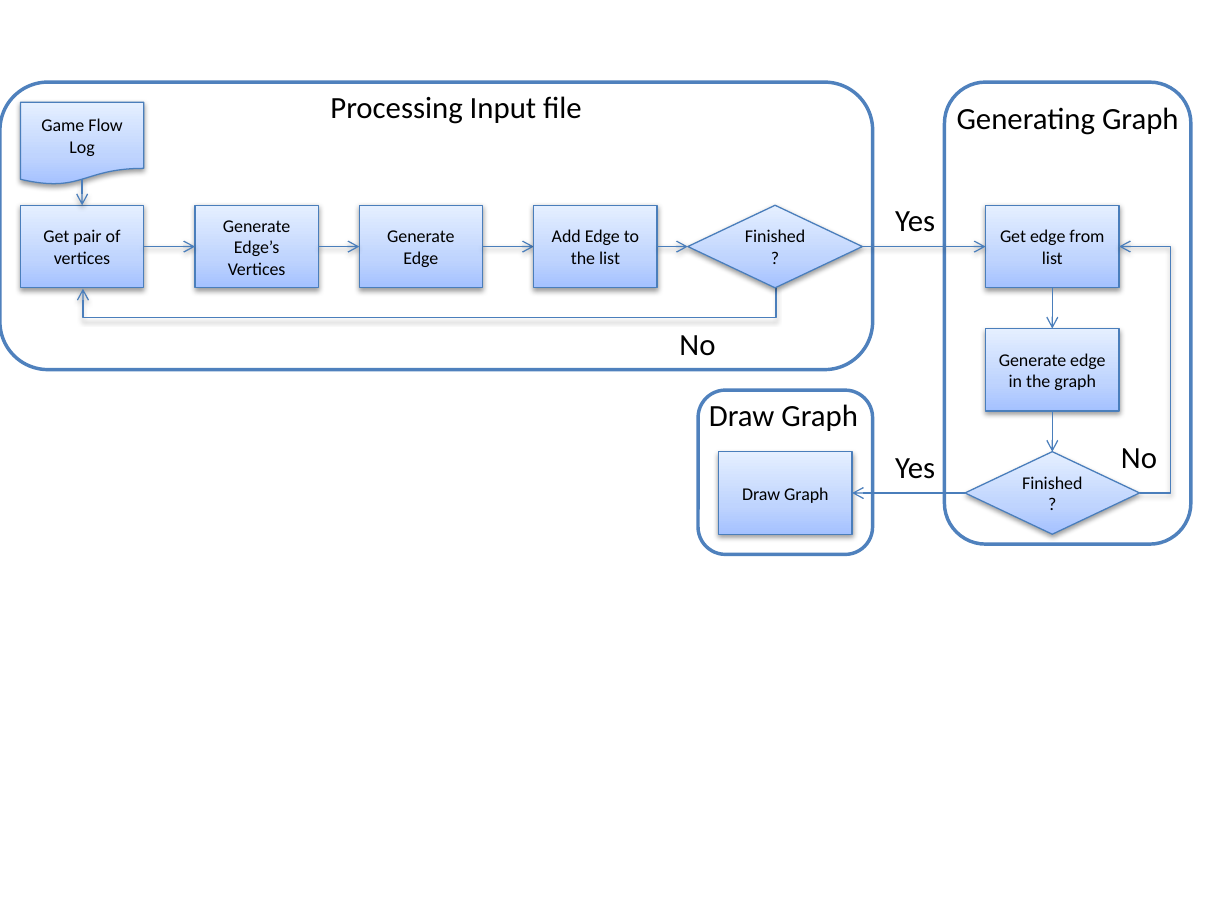
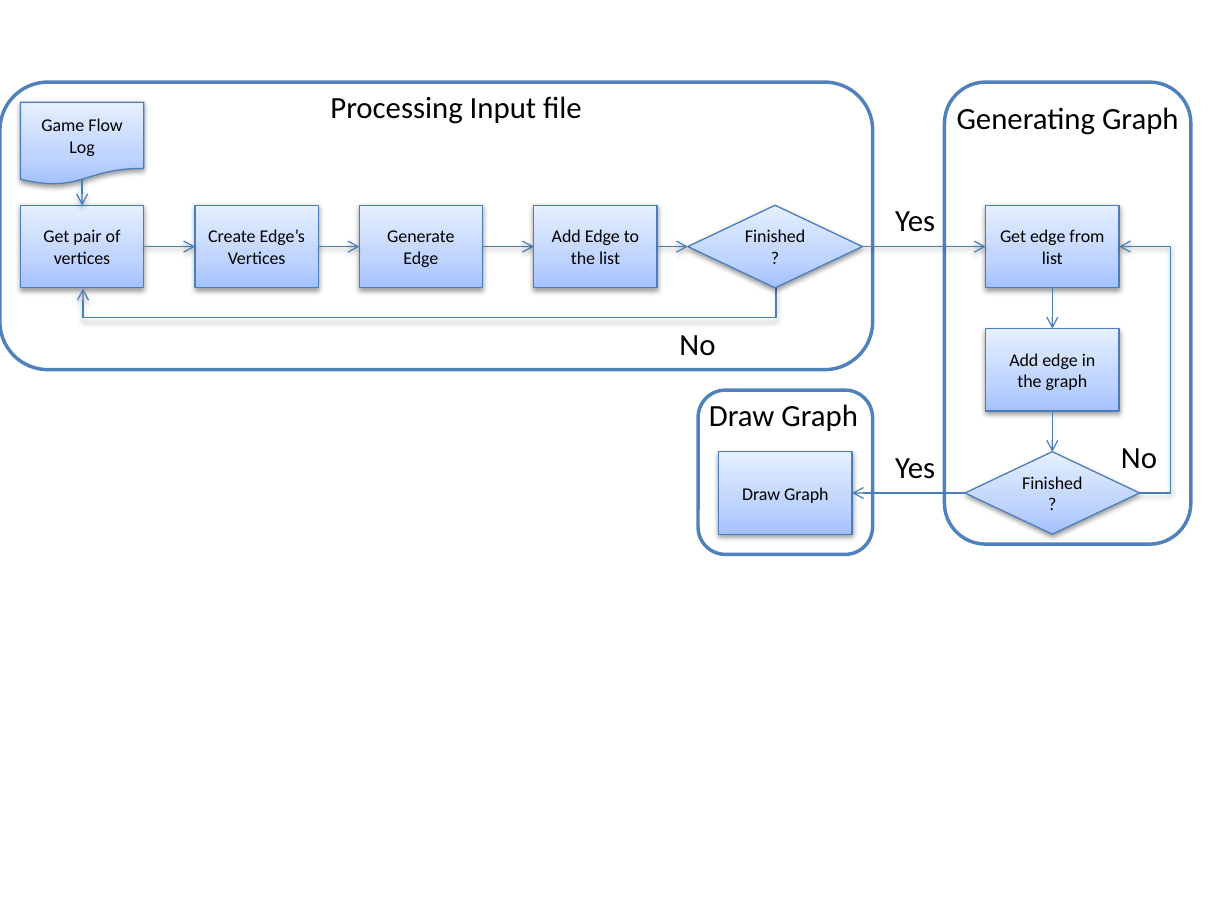
Before and after one commit to gems-uff/sdm, a slide deck: slide 14 of Documents/Dissertacao/dissertation_figures.pptx. Drawn at 1232x924 pixels with LibreOffice and Linux fonts; fonts in the diff are those of the drawing. Boxes give left, top, right and bottom in pixels: in the first picture for what was removed or moved away, otherwise in the second. Text is boxed around its words. In the diff, an @@ line names an element or a change of style, - is before the commit and + after.

Commit message:
Added introduction to dissertation_Chapter6 v1.docx Made some changes in dissertation_chapter5 v2.docx (from the revision) Changed some figures in dissertation_figures.pptx

```diff
--- a/Documents/Dissertacao/dissertation_figures.pptx
+++ b/Documents/Dissertacao/dissertation_figures.pptx
@@ text in rectangle at (208,229,305,264): text changed @@
-Generate Edge’s Vertices
+Create Edge’s Vertices
@@ text in rectangle at (1009,353,1096,390): text changed @@
-Generate edge in the graph
+Add edge in the graph
```
Also in this commit, not shown: 2 other files.
